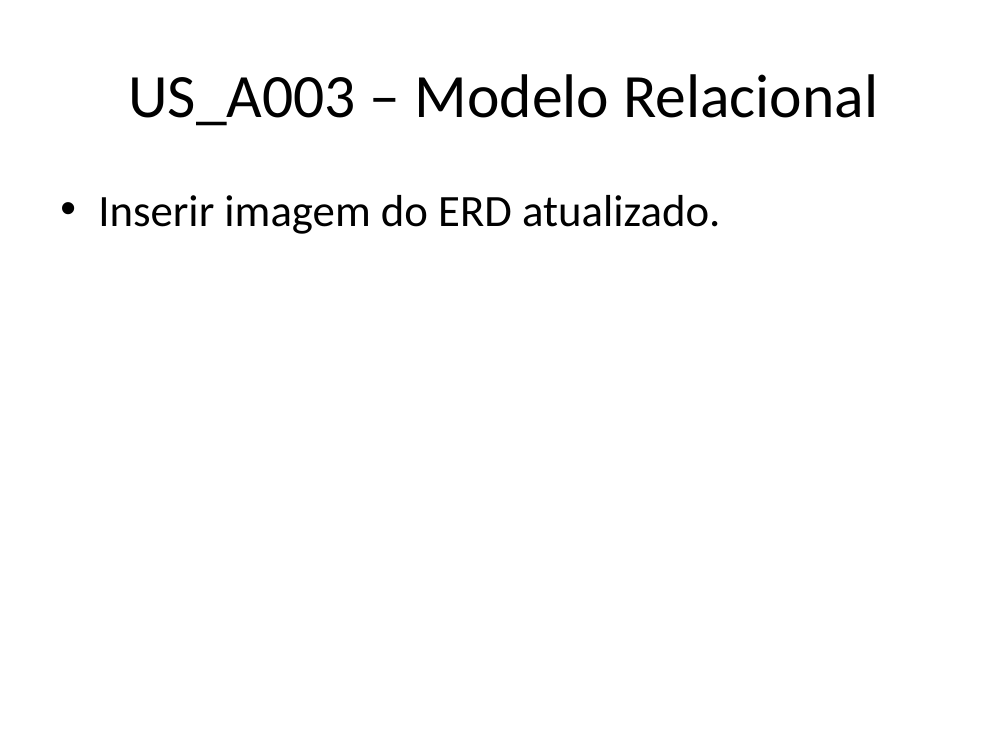
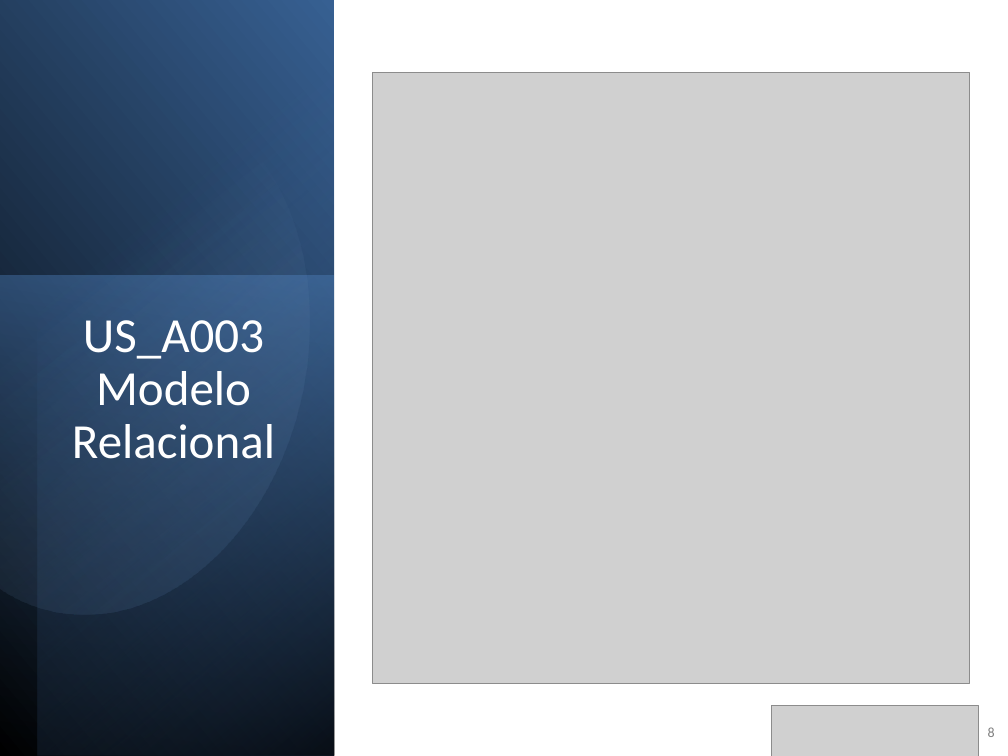
Before and after one commit to joaoventura2024064-dev/ISTECPROJ2526, a slide deck: slide 8 of docs/Sprint_A_Apresentacao_v0.pptx. Drawn at 1008x756 pixels with LibreOffice and Linux fonts; fonts in the diff are those of the drawing; grey boxes stand for pictures. Boxes give left, top, right and bottom in pixels: in the first picture for what was removed or moved away, otherwise in the second. Text is boxed around its words. In the diff, an @@ line names an element or a change of style, - is before the commit and + after.

```diff
--- a/docs/Sprint_A_Apresentacao_v0.pptx
+++ b/docs/Sprint_A_Apresentacao_v0.pptx
@@ rectangle added at (1, 0, 334, 756), fill gradient #000000 to #376092 @@
@@ rectangle added at (37, 0, 334, 756), fill gradient #000000 to #4F81BD @@
@@ freeform shape added at (0, 64, 356, 651), fill gradient #95B3D7 to #376092 @@
@@ picture added at (372, 73, 970, 683) @@
@@ text removed at (98, 195, 720, 234) @@
-• Inserir imagem do ERD atualizado.
@@ rectangle added at (0, 276, 333, 755), fill gradient #4F81BD to #254061 @@
@@ title "US_A003 Modelo Relacional" at (72, 320, 275, 459): vertical alignment middle to top @@
@@ title at (72, 320, 275, 459): text changed; size 44 to 35 pt; text colour #000000 to #FFFFFF @@
-US_A003 – Modelo Relacional
+US_A003 Modelo Relacional
@@ picture added at (771, 706, 979, 756) @@
@@ page number added at (988, 727, 995, 737), 10 pt, text #808080 @@
+8
```
Also in this commit, not shown: 8 other slides changed, 1 slide added, 6 slides removed, 3 other files.
